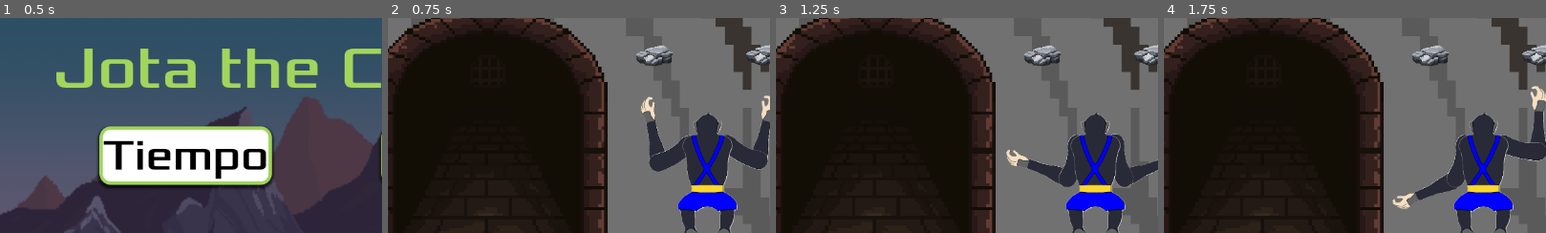
Above: before the commit, frames 1-4 (left to right).
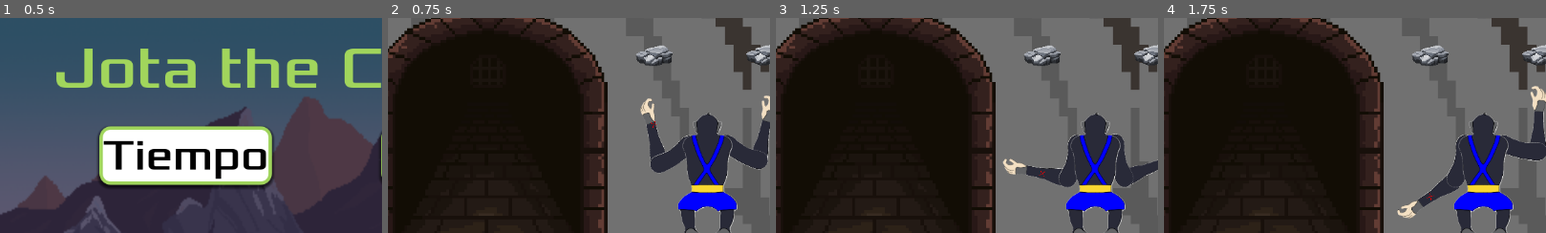
Above: after the commit, the same moments.

Repository: Igg2000/Juego_Escalada
Game: Godot game, scene res://scenes/menu.tscn
The game is run twice, just before and just after one commit, with the same random seed, the same clock (stepped at 60 frames per second) and the same inputs. The engine's default icon, where the game draws it, is replaced by a stand-in: a white triangle on a blue panel in a dark square.
Inputs:
- Up to frame 1 (0.5 s): no input
- Up to frame 2 (0.75 s): click "Tiempo" at 0.5 s
- Up to frame 3 (1.25 s): no input
- Up to frame 4 (1.75 s): hold Space (agarre_derecho) from 1.28 s (still down); hold I from 1.28 s (still down)
The pictures show only the part of the screen within x 8-58%, y 18-68%; the shares and areas given below are measured in that part.

Frame 1 is identical in both runs. In frame 2, 0.3% of the frame differs, in the area x 66-79%, y 36-73%; in frame 3, 0.8%; in frame 4, 0.9%, in the area x 59-78%, y 72-94%.

Commit message:
V0.1.3
- He agregado SOLO EN EL SCRIPT DEL BRAZO IZQUIERDO una mecánica para que no se pueda salir del area 2D de la mano, además de un spirte para tener localizado el IK de la mano izquierda

- También he cambiado las escenas de de partida ganado o perdida ya que se os había olvidado poner la textura en nearit y se veía pixelado

Diff:
--- a/scenes/jugador.tscn
+++ b/scenes/jugador.tscn
@@ -10,6 +10,7 @@
 [ext_resource type="Texture2D" uid="uid://v5yc8wfd0tcn" path="res://assets/character/brazoI.png" id="4_l3mph"]
 [ext_resource type="Texture2D" uid="uid://cxvgfa0bxuf04" path="res://assets/character/antebrazoIC.png" id="5_8j4u5"]
 [ext_resource type="Texture2D" uid="uid://dpn2spm04r5pg" path="res://assets/character/posNormal.png" id="5_28xov"]
+[ext_resource type="Texture2D" uid="uid://ci5hg2243axae" path="res://assets/character/crosshair.png" id="10_msfkd"]
 
 [sub_resource type="SpriteFrames" id="SpriteFrames_gelso"]
 animations = [{
@@ -42,7 +43,8 @@
 }]
 
 [sub_resource type="CapsuleShape2D" id="CapsuleShape2D_o418e"]
-radius = 8.97632
+radius = 9.78988
+height = 30.9945
 
 [sub_resource type="SkeletonModification2DCCDIK" id="SkeletonModification2DCCDIK_7s41x"]
 target_nodepath = NodePath("../IK/manoDerechaIK")
@@ -126,6 +128,9 @@
 modifications/2 = SubResource("SkeletonModification2DCCDIK_ga7cg")
 modifications/3 = SubResource("SkeletonModification2DCCDIK_tr1br")
 
+[sub_resource type="CircleShape2D" id="CircleShape2D_wykq3"]
+radius = 3.39317
+
 [sub_resource type="SegmentShape2D" id="SegmentShape2D_837uf"]
 b = Vector2(91, 0)
 
@@ -136,9 +141,9 @@
 [node name="base" type="Node2D" parent="."]
 
 [node name="AntebrazoDc" type="AnimatedSprite2D" parent="base" groups=["AntebrazoDc"]]
-position = Vector2(73.0552, -52.5268)
-rotation = 0.0405187
-scale = Vector2(0.349743, 0.349743)
+position = Vector2(73.061, -52.5255)
+rotation = 0.0402867
+scale = Vector2(0.349745, 0.349745)
 sprite_frames = SubResource("SpriteFrames_gelso")
 animation = &"agarre"
 frame_progress = 0.241292
@@ -152,14 +157,15 @@
 shape = SubResource("CapsuleShape2D_ep8sc")
 
 [node name="AntebrazoIc" type="AnimatedSprite2D" parent="base" groups=["AntebrazoIc"]]
-position = Vector2(-70.1418, -57.5357)
-rotation = 0.00948943
-scale = Vector2(0.350074, 0.350074)
+position = Vector2(-70.138, -57.5363)
+rotation = 0.009302
+scale = Vector2(0.350067, 0.350067)
 sprite_frames = SubResource("SpriteFrames_nb7of")
 animation = &"agarre"
 frame_progress = 0.508256
 
 [node name="Area2D" type="Area2D" parent="base/AntebrazoIc" groups=["AntebrazoIc"]]
+position = Vector2(0.492969, 1.52242)
 collision_layer = 2
 
 [node name="CollisionShape2D" type="CollisionShape2D" parent="base/AntebrazoIc/Area2D"]
@@ -168,14 +174,14 @@
 shape = SubResource("CapsuleShape2D_o418e")
 
 [node name="BrazoD" type="Sprite2D" parent="base"]
-position = Vector2(44.218, -14.7178)
-rotation = 1.49715
+position = Vector2(44.2341, -14.7116)
+rotation = 1.49705
 scale = Vector2(0.349945, 0.349945)
 texture = ExtResource("3_5343f")
 
 [node name="BrazoI" type="Sprite2D" parent="base"]
-position = Vector2(-40.8499, -18.2013)
-rotation = -1.50391
+position = Vector2(-40.8335, -18.1966)
+rotation = -1.50377
 scale = Vector2(0.349953, 0.349953)
 texture = ExtResource("4_l3mph")
 
@@ -317,6 +323,16 @@
 [node name="manoIzquierdaIK" type="Node2D" parent="IK"]
 position = Vector2(-71.0225, -77.5421)
 script = ExtResource("3_swlmf")
+
+[node name="Sprite2D" type="Sprite2D" parent="IK/manoIzquierdaIK"]
+position = Vector2(0.0224972, -0.457904)
+scale = Vector2(0.00413865, 0.00419447)
+texture = ExtResource("10_msfkd")
+
+[node name="Area2D" type="Area2D" parent="IK/manoIzquierdaIK"]
+
+[node name="CollisionShape2D" type="CollisionShape2D" parent="IK/manoIzquierdaIK/Area2D"]
+shape = SubResource("CircleShape2D_wykq3")
 
 [node name="pieIzquierdoIK" type="Node2D" parent="IK"]
 position = Vector2(-21.0225, 103.458)
--- a/scenes/menu_n1_gameover.tscn
+++ b/scenes/menu_n1_gameover.tscn
@@ -40,6 +40,7 @@
 script = ExtResource("1_agi8j")
 
 [node name="TextureRect" type="TextureRect" parent="."]
+texture_filter = 1
 offset_left = 232.0
 offset_top = 88.0
 offset_right = 890.0
--- a/scenes/menu_n1_superado.tscn
+++ b/scenes/menu_n1_superado.tscn
@@ -40,6 +40,7 @@
 script = ExtResource("1_iatep")
 
 [node name="TextureRect" type="TextureRect" parent="."]
+texture_filter = 1
 offset_left = 232.0
 offset_top = 88.0
 offset_right = 890.0
--- a/scenes/menu_n2_gameover.tscn
+++ b/scenes/menu_n2_gameover.tscn
@@ -40,6 +40,7 @@
 script = ExtResource("1_q01pj")
 
 [node name="TextureRect" type="TextureRect" parent="."]
+texture_filter = 1
 offset_left = 232.0
 offset_top = 88.0
 offset_right = 890.0
@@ -69,6 +70,7 @@
 text = "Altura: "
 
 [node name="X_Metros" type="Label" parent="Altura_n2"]
+layout_mode = 0
 offset_left = 264.0
 offset_top = 2.0
 offset_right = 450.0
@@ -91,6 +93,7 @@
 text = "Record Time: "
 
 [node name="Y_Metros" type="Label" parent="HighScore_n2"]
+layout_mode = 0
 offset_left = 264.0
 offset_top = 2.0
 offset_right = 450.0
--- a/scripts/mano_izquierda_ik.gd
+++ b/scripts/mano_izquierda_ik.gd
@@ -3,9 +3,10 @@
 @export var speed: float = 200.0  # Velocidad de movimiento
 @export var x_limit: float = 100.0  # Límite de movimiento en X
 @export var return_speed: float = 1.5  # Velocidad de regreso más fluida
-@export var hang_distance: float = 150.0  # Cuánto cuelga el brazo
+@export var hang_distance: float = 160.0  # Cuánto cuelga el brazo
 
 @onready var sprite: AnimatedSprite2D
+@onready var AreaMano = Area2D
 
 var initial_position: Vector2
 var initial_rotation: float
@@ -20,6 +21,7 @@
 	initial_position = position
 	initial_rotation = rotation
 	sprite = get_parent().get_parent().get_node("base/AntebrazoIc")
+	AreaMano = get_parent().get_parent().get_node("base/AntebrazoIc/Area2D")
 
 func _process(delta):
 
@@ -52,12 +54,22 @@
 		# Movimiento restringido con límite en X
 		var new_position = position + direction.normalized() * speed * delta
 		new_position.x = clamp(new_position.x, initial_position.x - x_limit, initial_position.x + x_limit)
+
+		#COMENTAR ESTO SI QUIERES QUE NO SE SALGA DEL AREA2D Y DESCOMENTAR EL IF DE ABAJO
 		position = new_position
 
+		#ESTO ES PARA QUE NO SE SALGA DEL AREA 2D
+		"""
+		if AreaMano.overlaps_area($Area2D):  #Accedemos al Area2D dentro de manoIzquierda
+			position = new_position
+		"""
+
+		#"""
 		# Regreso progresivo cuando no hay input
 		if direction == Vector2.ZERO:
 			position = position.lerp(initial_position + Vector2(0, hang_distance), return_speed * delta)
 			rotation = lerp_angle(rotation, deg_to_rad(90), return_speed * delta)
+		#"""
 
 func set_can_move(mover):
 
Binary file added: assets/character/crosshair.png
Not shown, added: assets/character/crosshair.png.import
Not shown: 1 places in scenes/jugador.tscn that only renumber resources
